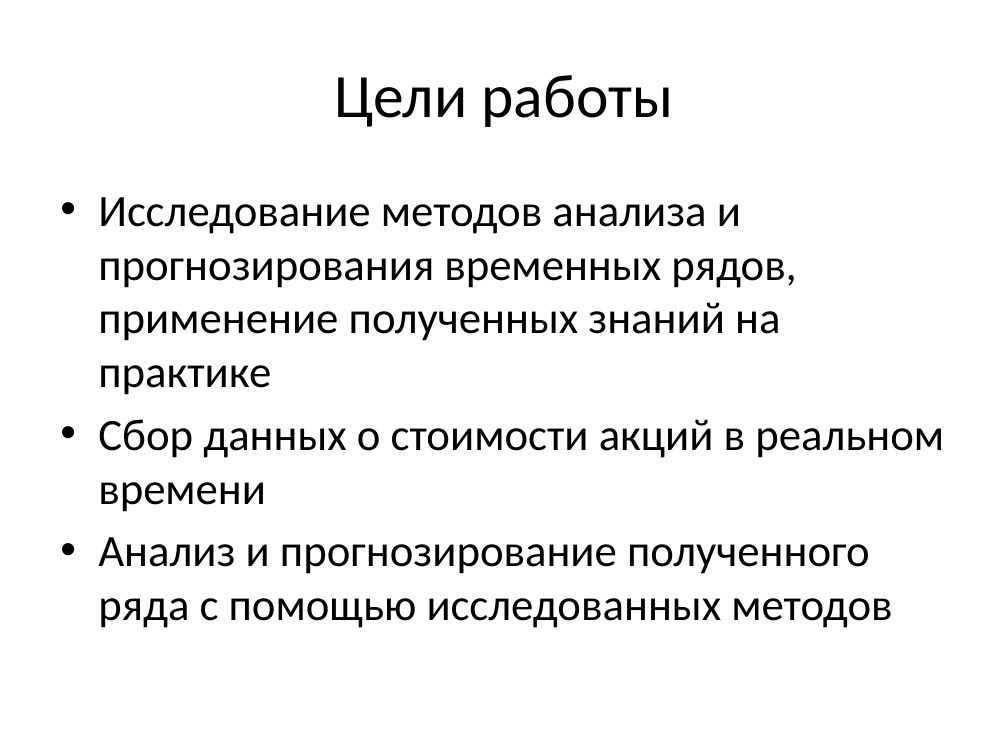
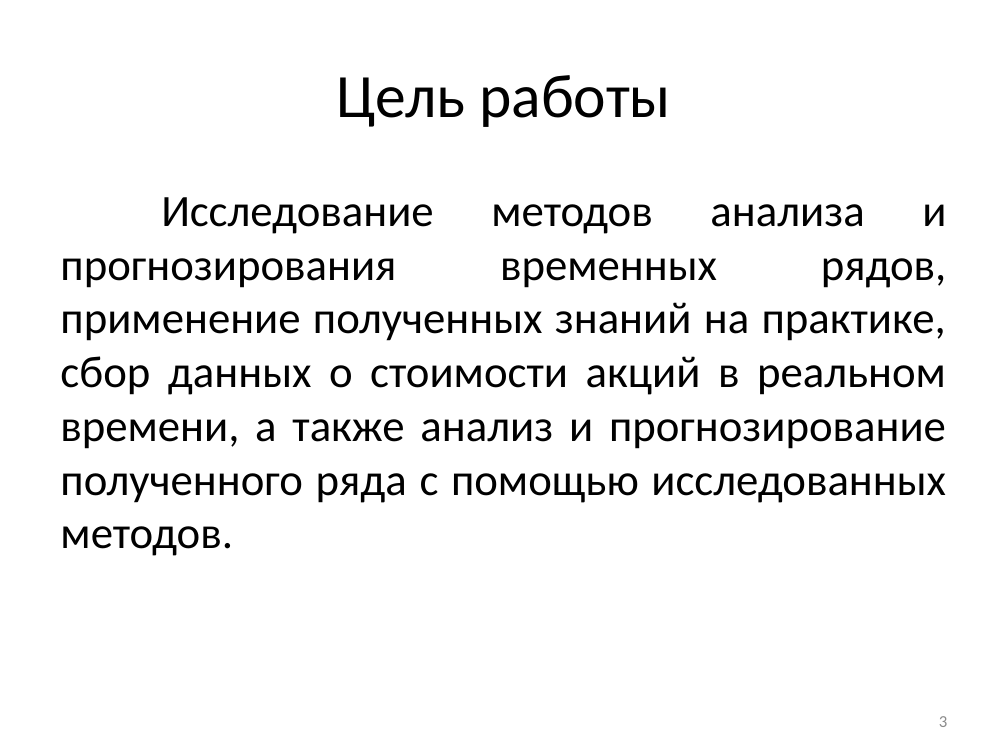
Before and after one commit to Leoprolder/diploma, a slide deck: slide 3 of Презентация.pptx. Drawn at 1008x756 pixels with LibreOffice and Linux fonts; fonts in the diff are those of the drawing. Boxes give left, top, right and bottom in pixels: in the first picture for what was removed or moved away, otherwise in the second. Text is boxed around its words. In the diff, an @@ line names an element or a change of style, - is before the commit and + after.

```diff
--- a/Презентация.pptx
+++ b/Презентация.pptx
@@ title at (337,75,671,127): text changed @@
-Цели работы
+Цель работы
@@ text at (60,197,947,556): text changed @@
-• Исследование методов анализа и прогнозирования временных рядов, применение полученных знаний на практике
-• Сбор данных о стоимости акций в реальном времени
-• Анализ и прогнозирование полученного ряда с помощью исследованных методов
+Исследование методов анализа и прогнозирования временных рядов, применение полученных знаний на практике, сбор данных о стоимости акций в реальном времени, а также анализ и прогнозирование полученного ряда с помощью исследованных методов.
@@ page number added at (939,716,947,727), 12 pt, text #8C8C8C @@
+3
```
Also in this commit, not shown: 11 other slides changed, 1 slide added, 3 slides removed, 1 other file.
